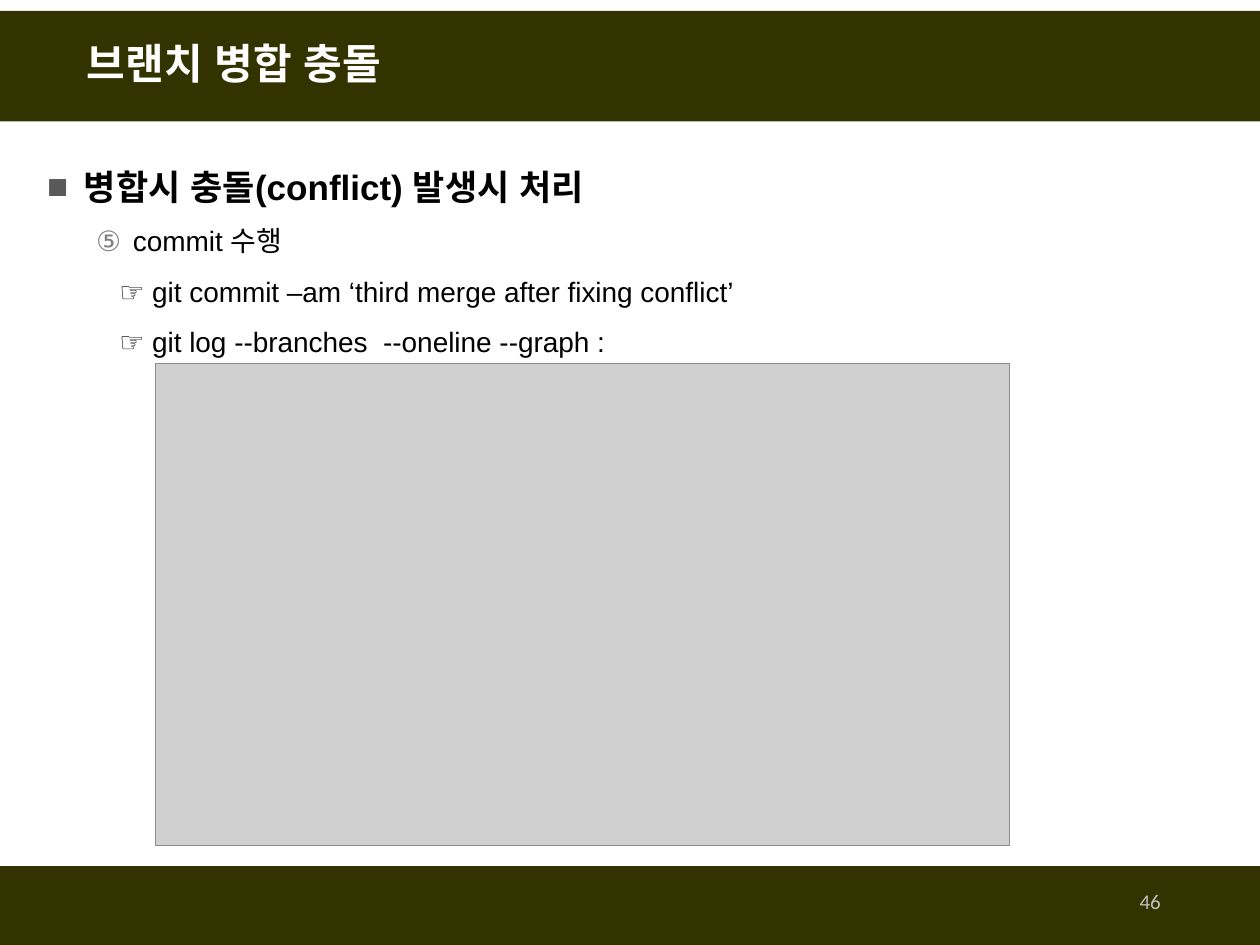
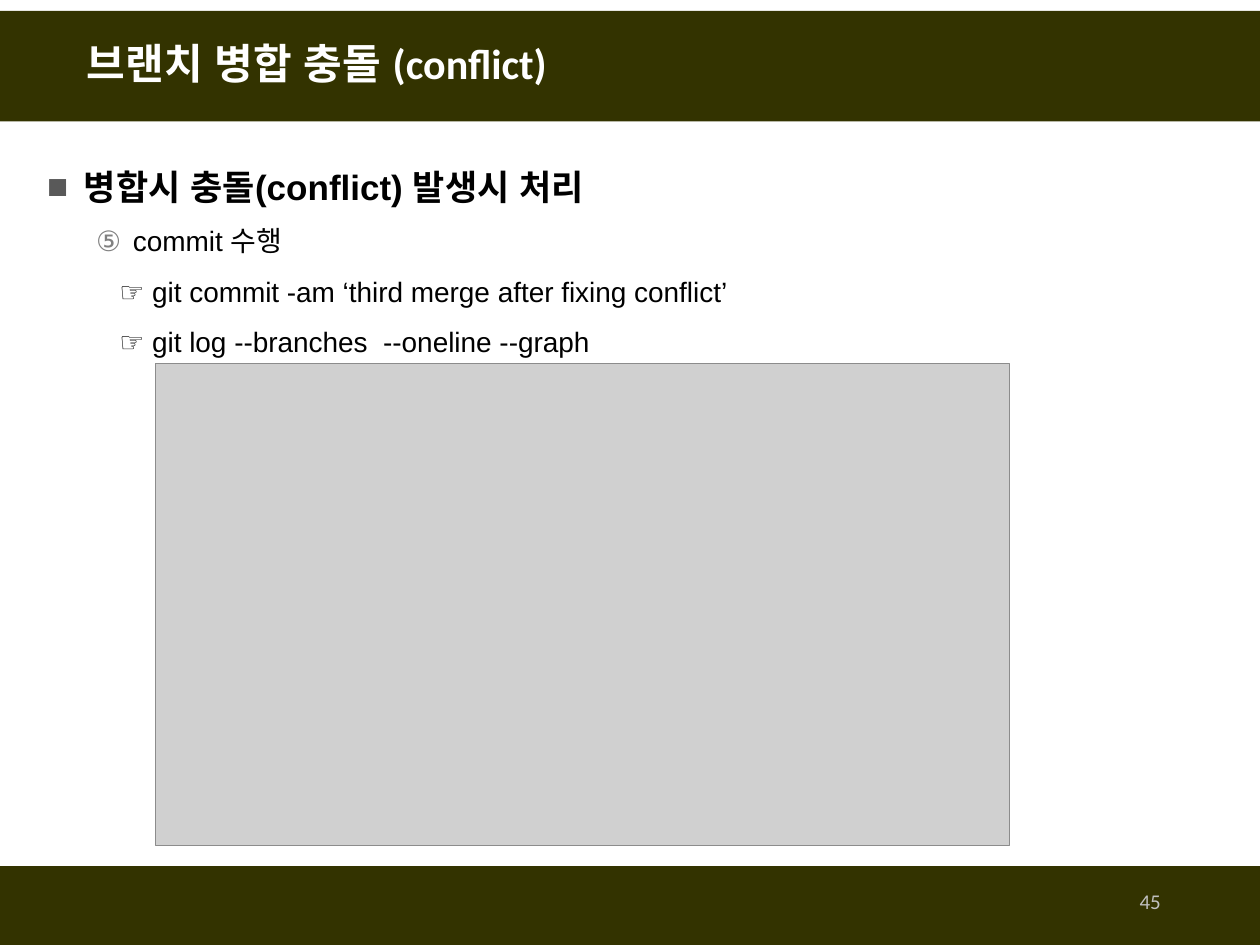
Before and after one commit to fasthill/github-lecture, a slide deck: slide 45 of git및github첫걸음-git사용하기.pptx (slide 46 before the commit). Drawn at 1260x945 pixels with LibreOffice and Linux fonts; fonts in the diff are those of the drawing; grey boxes stand for pictures. Boxes give left, top, right and bottom in pixels: in the first picture for what was removed or moved away, otherwise in the second. Text is boxed around its words. In the diff, an @@ line names an element or a change of style, - is before the commit and + after.

```diff
--- a/git및github첫걸음-git사용하기.pptx
+++ b/git및github첫걸음-git사용하기.pptx
@@ title at <box>87,43,547,85</box>: text changed @@
-브랜치 병합 충돌
+브랜치 병합 충돌 (conflict)
@@ text at <box>152,281,727,357</box>: text changed @@
-  ☞ git commit –am ‘third merge after fixing conflict’
-  ☞ git log --branches --oneline --graph :
+  ☞ git commit -am ‘third merge after fixing conflict’
+  ☞ git log --branches --oneline --graph
@@ page number at <box>1140,895,1161,909</box>: text changed @@
-46
+45
```
Also in this commit, not shown: 39 other slides changed, 2 slides added, 1 slide removed.
